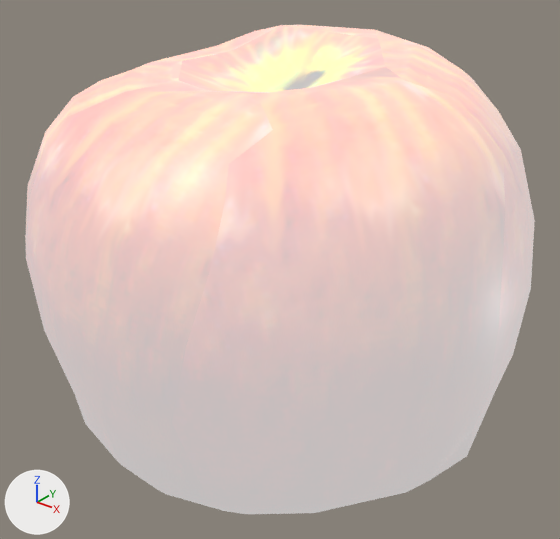
The COLLADA model tmc_gazebo_worlds/models/apple/meshes/apple.dae as it was, and as the next commit left it.
Camera for both pictures: a 50 mm lens placed at (0.0801, -0.1012, 0.0585), pointed at (0.0005, -0.0017, -0.0032). Lighting does not change. The marker at lower left points along +X, +Y and +Z. The picture after the commit comes second.

Before the edit, the objects in view are built like this:
```python
mat_material_001 = principled_material('Material_001')
mat_material_001.texture = img_apple_png
mat_material_001.roughness = 0.44
mat_material_001.emission_color = (0.5, 0.5, 0.5)  # grey #bcbcbc
mat_material_001.emission_strength = 1.0
me_untitled = bpy.data.meshes.new('untitled')
me_untitled.from_pydata(...)  # 290 vertices, 576 faces; spans x -0.0441..0.0442, y -0.0455..0.045, z -0.0371..0.0366
me_untitled.materials.append(mat_material_001)  # picture img_apple_png, glowing grey #bcbcbc
ob_apple = bpy.data.objects.new('apple', me_untitled)
ob_apple.location = (0.0, 0.0, 0.0)
```
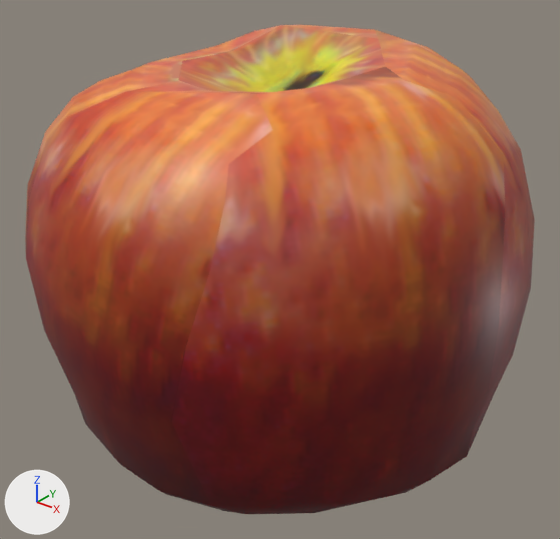
Where the change shows, as pixel boxes [x1, y1, x2, y2] in the pictures (560 x 539 px):
'apple', recoloured, surface changed (darker)
    both: [25, 25, 535, 514]

The change in detail:
In material 'Material_001' (mat_material_001), emission_color is no longer (0.5, 0.5, 0.5), grey #bcbcbc.
In material 'Material_001' (mat_material_001), emission_strength is no longer 1.0.
